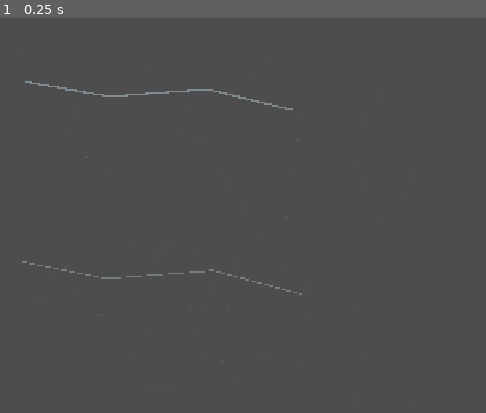
Above: before the commit, frame 1.
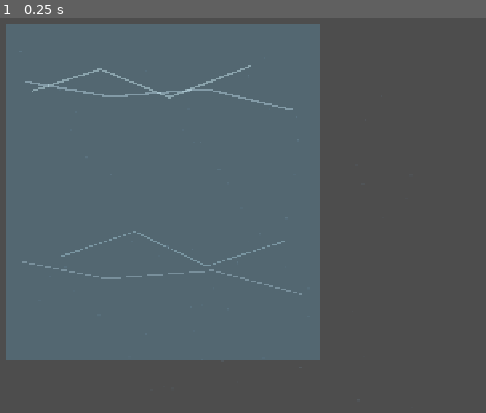
Above: after the commit, the same moment.

Repository: peeta0126/AugmentAlkkagi
Game: Godot game, scene res://scenes/effects/blizzard.tscn
Two runs of this game, one before a commit and one after it. Both use one fixed random seed, a clock stepped at 60 frames per second and the inputs below. This scene is started directly instead of the project's main scene.
Inputs:
- Up to frame 1 (0.25 s): no input

The runs differ from the first frame. In frame 1, 55% of the frame differs, in the area x 1-66%, y 1-87%.

Commit message:
feat(augments): turn blizzard into an ice field

Diff:
--- a/resources/augments/blizzard.tres
+++ b/resources/augments/blizzard.tres
@@ -16,5 +16,5 @@
 cooldown_turns = 0
 duration_turns = 2
 consumes_turn = true
-values = {"damp_bonus": 2.0, "speed_multiplier": 0.75}
+values = {"friction_multiplier": 0.28, "speed_multiplier": 1.15}
 effect_script = ExtResource("2")
--- a/scenes/effects/blizzard.tscn
+++ b/scenes/effects/blizzard.tscn
@@ -32,6 +32,20 @@
 [node name="Blizzard" type="Node2D"]
 script = ExtResource("1")
 
+[node name="IceFloor" type="Polygon2D" parent="."]
+polygon = PackedVector2Array(388, 96, 892, 96, 892, 636, 388, 636)
+color = Color(0.42, 0.78, 0.95, 0.22)
+
+[node name="IceGlintA" type="Line2D" parent="IceFloor"]
+points = PackedVector2Array(430, 205, 540, 170, 650, 215, 780, 165)
+width = 3.0
+default_color = Color(0.85, 0.97, 1, 0.42)
+
+[node name="IceGlintB" type="Line2D" parent="IceFloor"]
+points = PackedVector2Array(475, 470, 595, 430, 710, 485, 835, 445)
+width = 2.0
+default_color = Color(0.78, 0.94, 1, 0.34)
+
 [node name="ColdOverlay" type="Polygon2D" parent="."]
 polygon = PackedVector2Array(388, 96, 892, 96, 892, 636, 388, 636)
 color = Color(0.7, 0.86, 1, 0.13)
--- a/scripts/augments/effects/blizzard_effect.gd
+++ b/scripts/augments/effects/blizzard_effect.gd
@@ -2,5 +2,5 @@
 extends AugmentEffect
 
 func activate_immediate(game: Node, player_id: int) -> void:
-	game.start_blizzard(int(definition.duration_turns) + 1, float(definition.values.get("damp_bonus", 2.0)), float(definition.values.get("speed_multiplier", 0.75)))
+	game.start_blizzard(int(definition.duration_turns) + 1, float(definition.values.get("friction_multiplier", 0.28)), float(definition.values.get("speed_multiplier", 1.15)))
 	commit_use(game, player_id)
--- a/scripts/core/game_manager.gd
+++ b/scripts/core/game_manager.gd
@@ -50,7 +50,7 @@
 var active_skill: AugmentEffect
 var active_skill_player := 0
 var blizzard_turns := 0
-var blizzard_damp_bonus := 0.0
+var blizzard_damp_multiplier := 1.0
 var blizzard_speed_multiplier := 1.0
 var blind_turns: Dictionary = {1: 0, 2: 0}
 var temporary_walls: Array[TemporaryWall] = []
@@ -576,7 +576,7 @@
 		piece.freeze = true
 	augment_manager.apply_owned_to_piece(owner_id, piece)
 	if blizzard_turns > 0:
-		piece.field_damp_bonus = blizzard_damp_bonus
+		piece.field_damp_multiplier = blizzard_damp_multiplier
 		piece.field_speed_multiplier = blizzard_speed_multiplier
 		piece.refresh_physics()
 
@@ -966,7 +966,7 @@
 	active_skill = null
 	active_skill_player = 0
 	blizzard_turns = 0
-	blizzard_damp_bonus = 0.0
+	blizzard_damp_multiplier = 1.0
 	blizzard_speed_multiplier = 1.0
 	blind_turns = {1: 0, 2: 0}
 	blind_material = null
@@ -1171,13 +1171,13 @@
 	state_machine.transition(GameStateMachine.State.PIECES_MOVING)
 	update_hud("기차가 지나가는 중입니다")
 
-func start_blizzard(turns: int, damp_bonus: float, speed_multiplier: float) -> void:
+func start_blizzard(turns: int, friction_multiplier: float, speed_multiplier: float) -> void:
 	blizzard_turns = maxi(blizzard_turns, turns)
-	blizzard_damp_bonus = damp_bonus
+	blizzard_damp_multiplier = clampf(friction_multiplier, 0.05, 1.0)
 	blizzard_speed_multiplier = speed_multiplier
 	board.set_blizzard(true)
 	for piece in get_pieces():
-		piece.field_damp_bonus = damp_bonus
+		piece.field_damp_multiplier = blizzard_damp_multiplier
 		piece.field_speed_multiplier = speed_multiplier
 		piece.refresh_physics()
 
@@ -1190,7 +1190,7 @@
 		if blizzard_turns == 0:
 			board.set_blizzard(false)
 			for piece in get_pieces():
-				piece.field_damp_bonus = 0.0
+				piece.field_damp_multiplier = 1.0
 				piece.field_speed_multiplier = 1.0
 				piece.refresh_physics()
 	if int(blind_turns[current_player]) > 0:
--- a/scripts/physics/piece.gd
+++ b/scripts/physics/piece.gd
@@ -53,7 +53,7 @@
 var king_size_multiplier := 1.5
 var king_mass_multiplier := 2.0
 var king_shockwave_available := false
-var field_damp_bonus := 0.0
+var field_damp_multiplier := 1.0
 var field_speed_multiplier := 1.0
 var hidden_from_player := 0
 var stealth_turns := 0
@@ -117,7 +117,7 @@
 	var king_size := king_size_multiplier if transformation == "KING" else 1.0
 	visual_radius = base_radius * tank_factor * fragment_factor * float(TRANSFORM_SIZES.get(transformation, 1.0)) * merge_size * king_size
 	mass = mass_factor * status_mass_factor * merge_mass
-	linear_damp = GameplayRules.BALANCE.linear_damp + status_damp_bonus + field_damp_bonus
+	linear_damp = (GameplayRules.BALANCE.linear_damp + status_damp_bonus) * field_damp_multiplier
 	if collision_shape:
 		(collision_shape.shape as CircleShape2D).radius = visual_radius
 	_sync_transformation_visuals()
--- a/tests/test_all_augments.gd
+++ b/tests/test_all_augments.gd
@@ -273,11 +273,12 @@
 	# 16 눈보라: 전역 감속을 적용하고 정확히 복원한다.
 	await reset_game(game)
 	black = first_piece(game, 1)
-	game.start_blizzard(2, 2.0, 0.75)
-	check(game.board.blizzard_active and black.field_speed_multiplier == 0.75 and black.linear_damp > GameplayRules.BALANCE.linear_damp, "blizzard changes field physics")
-	game.tick_field_effects()
-	game.tick_field_effects()
-	check(not game.board.blizzard_active and black.field_speed_multiplier == 1.0, "blizzard expiration restores field physics")
+	var original_damp := black.linear_damp
+	game.start_blizzard(2, 0.28, 1.15)
+	check(game.board.blizzard_active and black.field_speed_multiplier == 1.15 and black.linear_damp < original_damp, "blizzard creates low-friction ice physics")
+	game.tick_field_effects()
+	game.tick_field_effects()
+	check(not game.board.blizzard_active and black.field_speed_multiplier == 1.0 and is_equal_approx(black.linear_damp, original_damp), "blizzard expiration restores exact field physics")
 
 	# 17 실명: 상대에게만 턴 단위 시야 상태를 부여한다.
 	await reset_game(game)
@@ -329,7 +330,7 @@
 	var corrected_angle := absf((black.position - corrected).angle_to(white.position - black.position))
 	check(corrected_angle < raw_angle and corrected_angle > 0.0, "marksman reduces aim error without guaranteeing a hit")
 	check(float(game.augment_manager.shot_profile(1).guide_multiplier) > 1.5, "scope and marksman combine their guide multipliers")
-	game.start_blizzard(2, 2.0, 0.75)
+	game.start_blizzard(2, 0.28, 1.15)
 	var corrected_in_snow := find_effect(game, 1, &"marksman").adjust_pointer(game, 1, black, raw_pointer)
 	check(corrected_in_snow.is_equal_approx(corrected), "blizzard does not corrupt marksman aim calculation")
 
